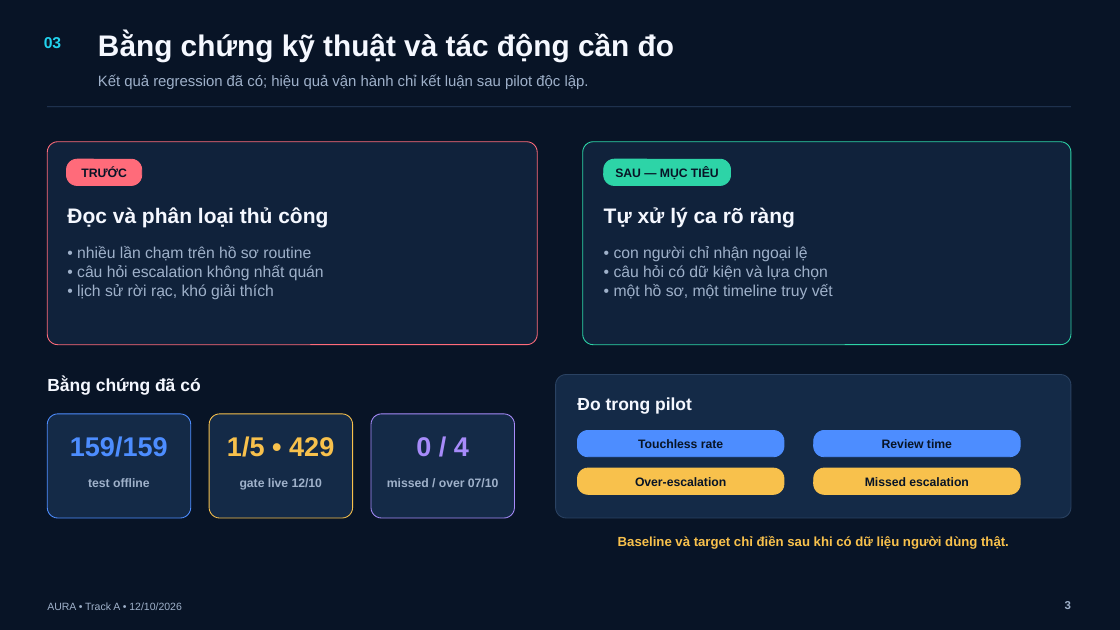
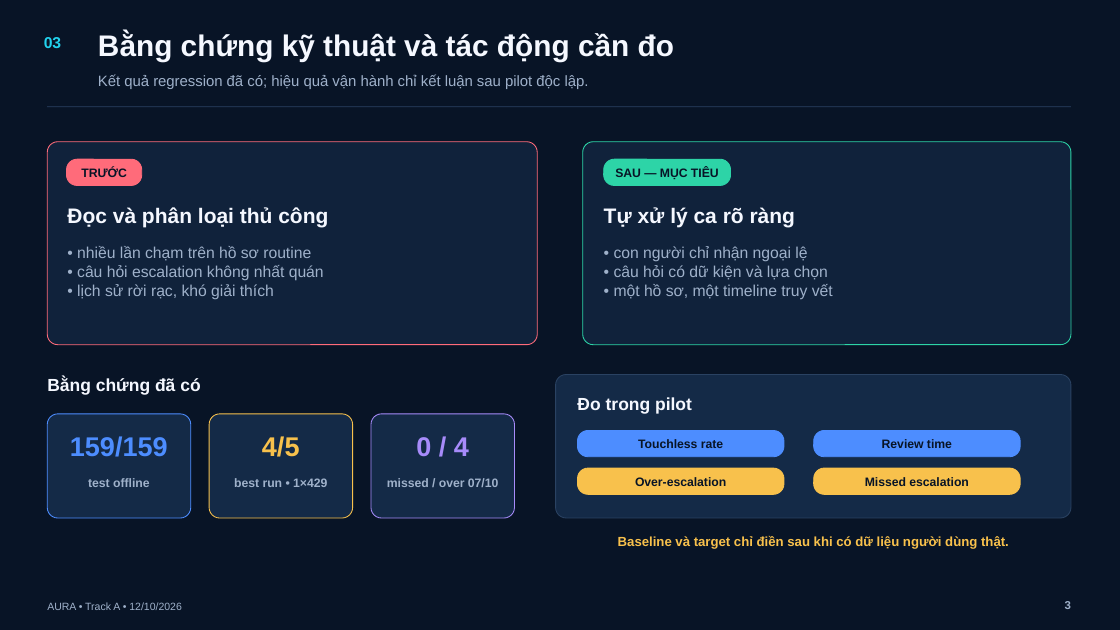
Before and after one commit to BondPhuPhamzZ/AURA, a slide deck: slide 3 of AURA/submission/AURA_5_SLIDES.pptx. Drawn at 1120x630 pixels with LibreOffice and Linux fonts; fonts in the diff are those of the drawing. Boxes give left, top, right and bottom in pixels: in the first picture for what was removed or moved away, otherwise in the second. Text is boxed around its words. In the diff, an @@ line names an element or a change of style, - is before the commit and + after.

```diff
--- a/AURA/submission/AURA_5_SLIDES.pptx
+++ b/AURA/submission/AURA_5_SLIDES.pptx
@@ text at [262,436,300,457]: text changed @@
-1/5 • 429
+4/5
@@ text at [234,478,327,487]: text changed @@
-gate live 12/10
+best run • 1×429
```
Also in this commit, not shown: 6 other files.
